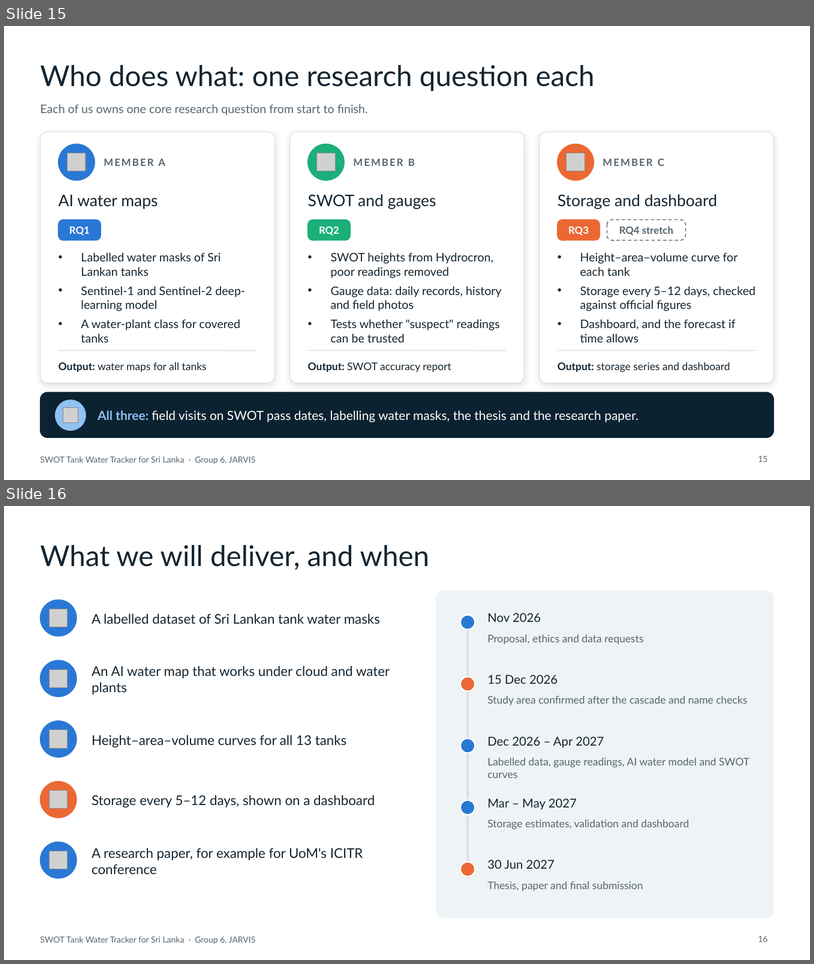
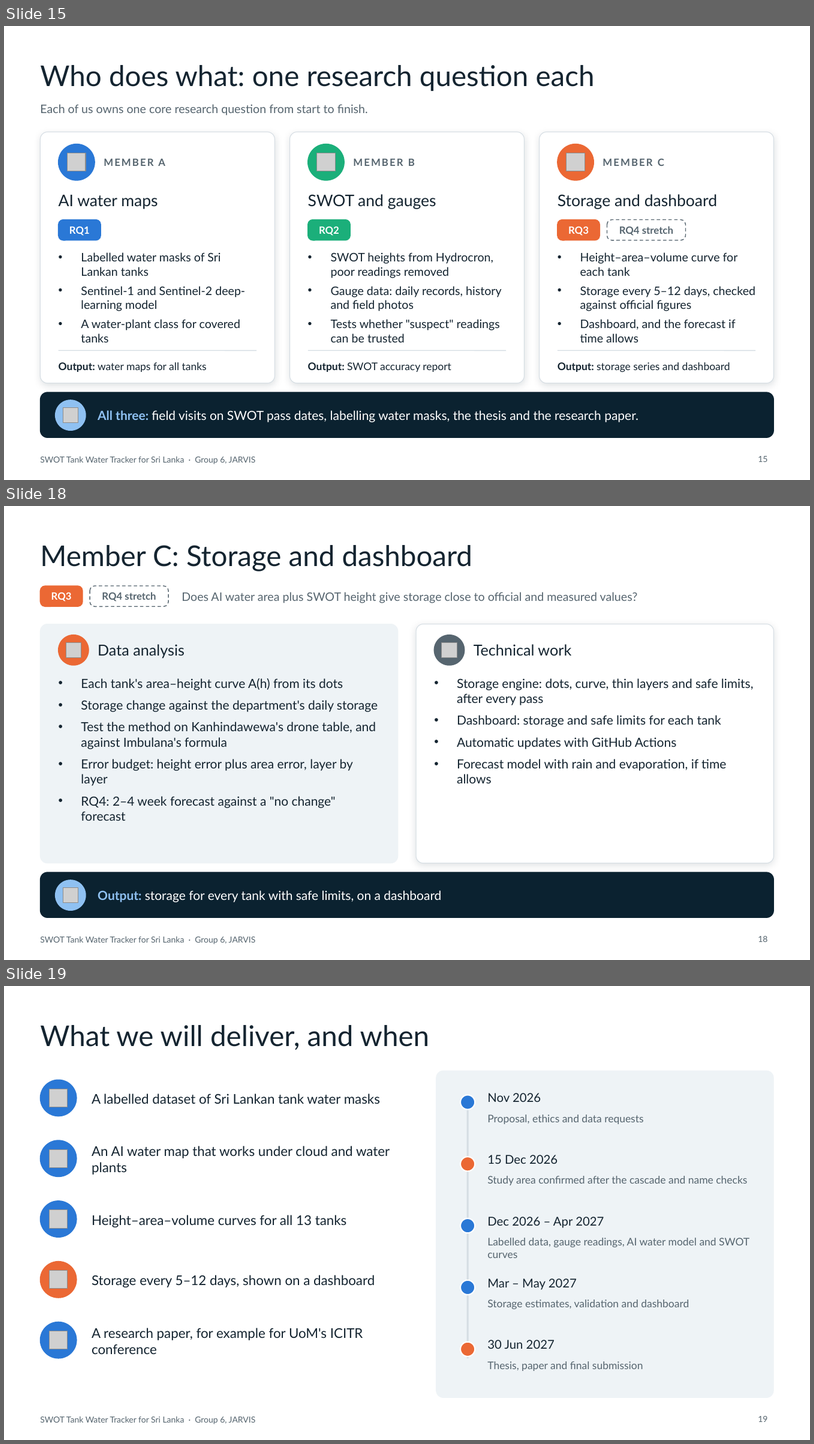
Before and after one commit to jarvis-uom/swot-tank-tracker-site, a slide deck: site/assets/docs/swot-tank-tracker-proposal-talk.pptx. Shown one above the other, each under a label of ours: slides 15 and 16 before the commit, slides 15, 18 and 19 after it; the slides between them are not shown. The pictures are 814x964 and 814x1444 pixels, drawn with LibreOffice and Linux fonts; fonts in the diff are those of the drawing; grey boxes stand for pictures. Boxes give left, top, right and bottom in pixels: in the first picture for what was removed or moved away, otherwise in the second. Text is boxed around its words. In the diff, an @@ line names an element or a change of style, - is before the commit and + after.

Commit message:
Add a Team tab, the 21-slide talk and a datasets list
Team: one research question per member, with the data analysis and the
technical work for each (the same as slides 16-18 of the talk).

Presentation: the talk now has 21 slides (one slide per member, and a
"Datasets and links" slide). The Presentation page lists the same links;
each one was opened and checked on 28 Oct 2026.

Menu links are slightly tighter so the ten tabs stay on one line.

```diff
--- a/site/assets/docs/swot-tank-tracker-proposal-talk.pptx
+++ b/site/assets/docs/swot-tank-tracker-proposal-talk.pptx
@@ slide 18 added at [4,506,810,960], background #FFFFFF; not listed: 1 template element that a slide beside it also shows @@
@@ title added at [40,545,473,571], 34 pt, text #142430 @@
+Member C: Storage and dashboard
@@ rounded rectangle added at [40,586,83,606], fill #EB6834, outline #EB6834 1 pt @@
@@ text added at [51,592,72,601], 12 pt, text #FFFFFF, bold @@
+RQ3
@@ rounded rectangle added at [90,586,168,606], fill #FFFFFF, outline #56656F 1 pt dashed @@
@@ text added at [102,592,156,601], 12 pt, text #56656F, bold @@
+RQ4 stretch
@@ text added at [182,592,638,603], 14 pt, text #56656F @@
+Does AI water area plus SWOT height give storage close to official and measured values?
@@ rounded rectangle added at [40,624,398,863], fill #EEF3F6, outline #EEF3F6 0.75 pt @@
@@ rounded rectangle added at [417,624,775,863], fill #FFFFFF, outline #D5DDE3 0.75 pt @@
@@ ellipse added at [59,635,89,665], fill #EB6834, outline #EB6834 1 pt @@
@@ picture added at [66,642,81,657] @@
@@ text added at [98,644,185,658], 18 pt, text #142430 @@
+Data analysis
@@ ellipse added at [435,635,465,665], fill #56656F, outline #56656F 1 pt @@
@@ picture added at [442,642,457,657] @@
@@ text added at [474,644,572,656], 18 pt, text #142430 @@
+Technical work
@@ text added at [81,678,378,820], 15 pt, text #142430 @@
+• Each tank's area–height curve A(h) from its dots
+• Storage change against the department's daily storage
+• Test the method on Kanhindawewa's drone table, and against Imbulana's formula
+• Error budget: height error plus area error, layer by layer
+• RQ4: 2–4 week forecast against a "no change" forecast
@@ text added at [457,678,754,783], 15 pt, text #142430 @@
+• Storage engine: dots, curve, thin layers and safe limits, after every pass
+• Dashboard: storage and safe limits for each tank
+• Automatic updates with GitHub Actions
+• Forecast model with rain and evaporation, if time allows
@@ rounded rectangle added at [40,872,774,918], fill #0B2230, outline #0B2230 0.75 pt @@
@@ ellipse added at [56,880,86,910], fill #8FC1F2, outline #8FC1F2 1 pt @@
@@ picture added at [63,887,78,902] @@
@@ text added at [98,890,441,902], 15 pt, text #FFFFFF @@
+Output: storage for every tank with safe limits, on a dashboard
@@ page number added at [758,936,768,942], 10 pt, text #56656F @@
+18
@@ what was slide 16 is now slide 19 @@
@@ page number at [758,1416,768,1422]: text changed @@
-16
+19
```
Also in this commit, not shown: 3 other slides added, 55 other files.
